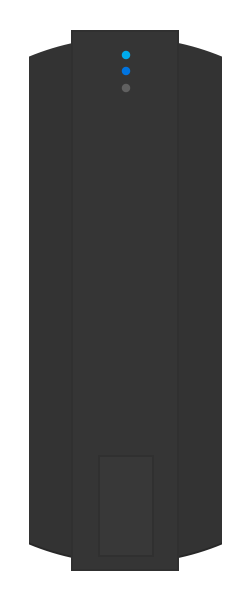
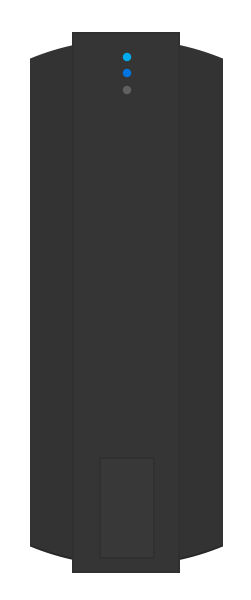
Before/after of a 251x600 layered artwork. What changed in the layer stack:
hid "Server Icon" over [29, 30, 222, 571]
showed group "server masked" (9 layers) over [30, 32, 223, 573]
